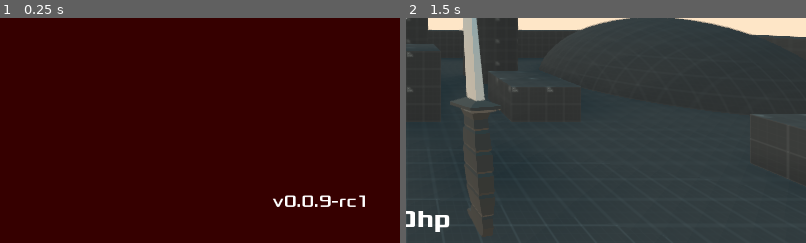
Above: before the commit, frames 1-2 (left to right).
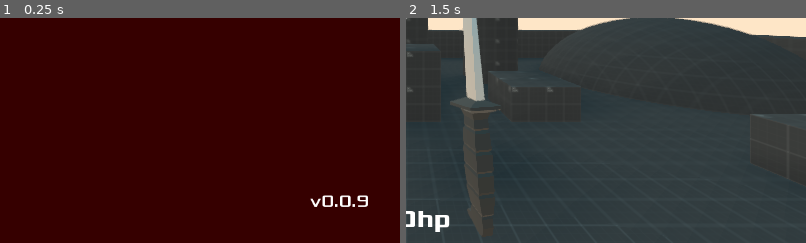
Above: after the commit, the same moments.

Repository: garhow/riot
Game: Godot game, scene res://scenes/main.tscn
The game is run twice, just before and just after one commit, with the same random seed, the same clock (stepped at 60 frames per second) and the same inputs.
Inputs (mouse positions are % of the whole screen's width and height, from its top left):
- Up to frame 1 (0.25 s): no input
- Up to frame 2 (1.5 s): tap Enter at 0.5 s; move the mouse to (72, 45) at 0.52 s; hold D (move_right) 0.53-1.25 s; right-click (72, 45) at 0.6 s; click (72, 45) at 0.67 s; tap Space (jump) at 0.77 s; click "Host" at 1.25 s
The pictures show only the part of the screen within x 50-100%, y 50-100%; the shares and areas given below are measured in that part.

The runs differ from the first frame. In frame 1, 0.7% of the frame differs, in the area x 68-92%, y 78-84%; in frame 2, nothing differs.

Commit message:
Finalize v0.0.9 release

Diff:
--- a/src/project.godot
+++ b/src/project.godot
@@ -36,8 +36,8 @@
 config/description="A multiplayer team-based shooter"
 run/main_scene="res://scenes/main.tscn"
 config/icon="res://misc/icon.png"
-config/version="0.0.9-rc1"
-config/protocol_version=5
+config/version="0.0.9"
+config/protocol_version=6
 
 [autoload]
 
